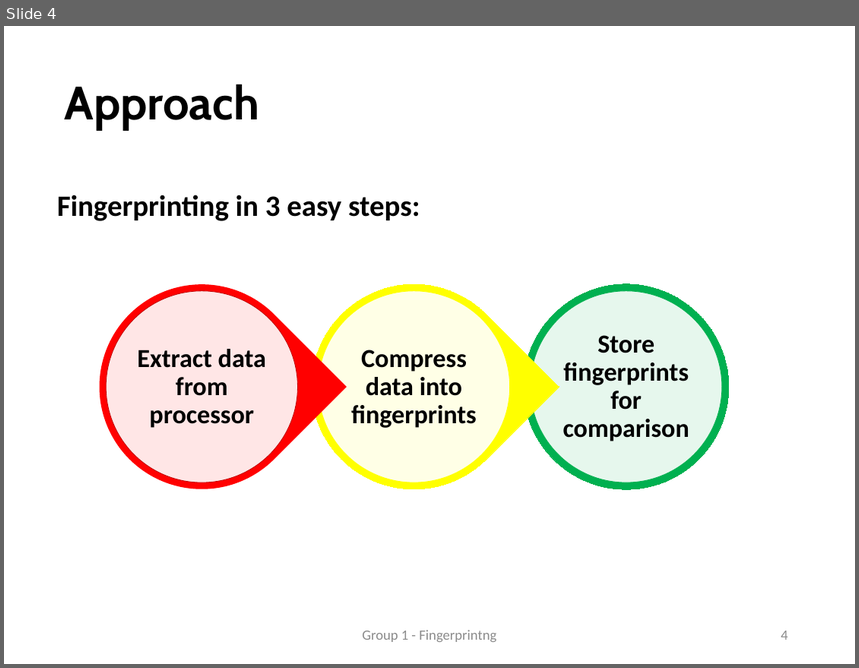
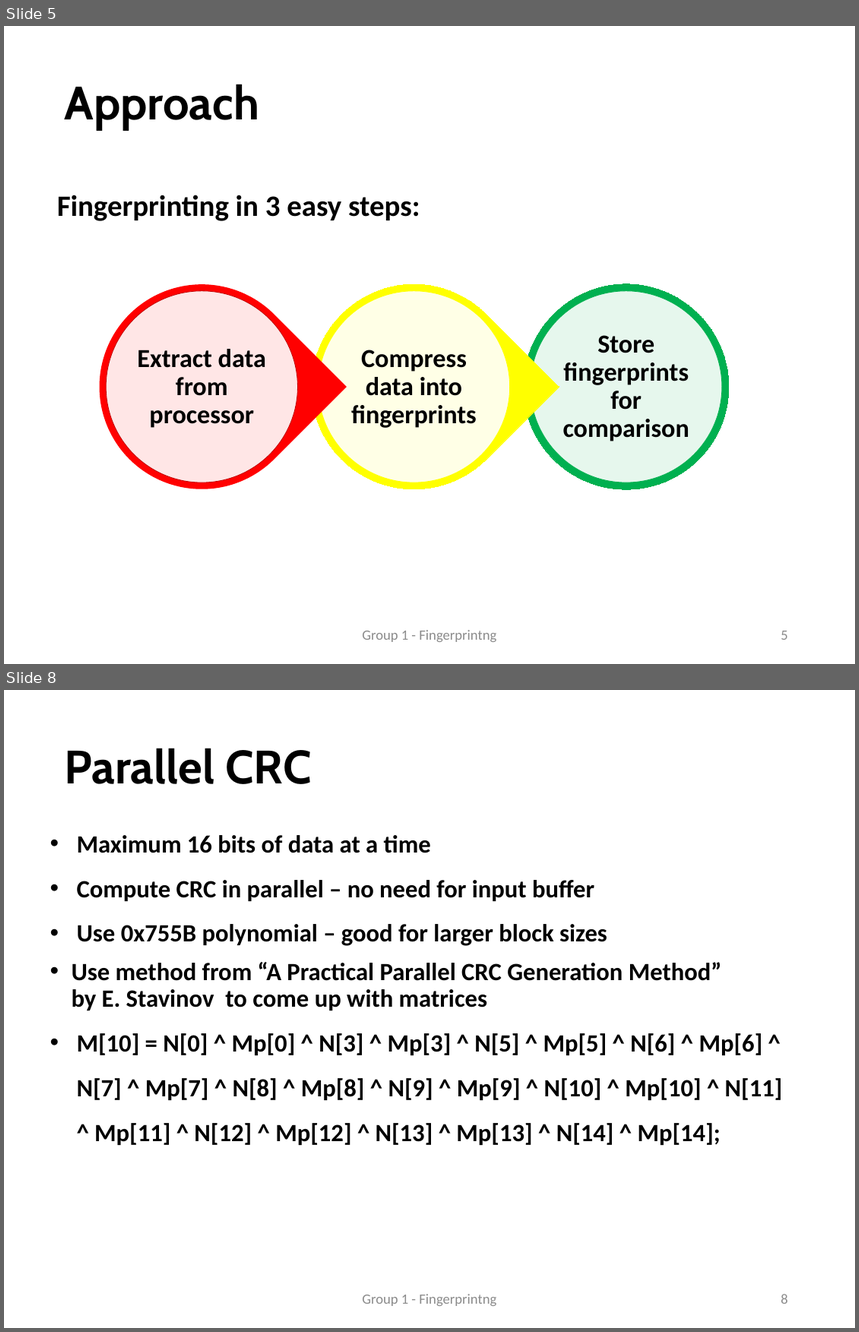
Before and after one commit to faga9267/VLSI---Fingerprinting, a slide deck: presentation/Presentation.pptx. Shown one above the other, each under a label of ours: slide 4 before the commit, slides 5 and 8 after it; the slides between them are not shown. The pictures are 859x668 and 859x1332 pixels, drawn with LibreOffice and Linux fonts; fonts in the diff are those of the drawing. Boxes give left, top, right and bottom in pixels: in the first picture for what was removed or moved away, otherwise in the second. Text is boxed around its words. In the diff, an @@ line names an element or a change of style, - is before the commit and + after.

```diff
--- a/presentation/Presentation.pptx
+++ b/presentation/Presentation.pptx
@@ slide 8 added at box(4, 690, 855, 1328), background #FFFFFF @@
@@ title added at box(65, 748, 312, 784), 39.6 pt, text #000000, bold @@
+Parallel CRC
@@ text added at box(72, 835, 783, 1145), 21 pt, text #000000, bold @@
+• Maximum 16 bits of data at a time
+• Compute CRC in parallel – no need for input buffer
+• Use 0x755B polynomial – good for larger block sizes
+• Use method from “A Practical Parallel CRC Generation Method”
+  by E. Stavinov to come up with matrices
+• M[10] = N[0] ^ Mp[0] ^ N[3] ^ Mp[3] ^ N[5] ^ Mp[5] ^ N[6] ^ Mp[6] ^ N[7] ^ Mp[7] ^ N[8] ^ Mp[8] ^ N[9] ^ Mp[9] ^ N[10] ^ Mp[10] ^ N[11] ^ Mp[11] ^ N[12] ^ Mp[12] ^ N[13] ^ Mp[13] ^ N[14] ^ Mp[14];
@@ text added at box(362, 1294, 496, 1306), 12 pt, text #8C8C8C @@
+Group 1 - Fingerprintng
@@ page number added at box(781, 1294, 788, 1304), 12 pt, text #8C8C8C @@
+8
@@ what was slide 4 is now slide 5 @@
@@ page number at box(781, 631, 788, 640): text changed @@
-4
+5
```
Also in this commit, not shown: 3 slides changed, 18 other slides added, 9 other files.
